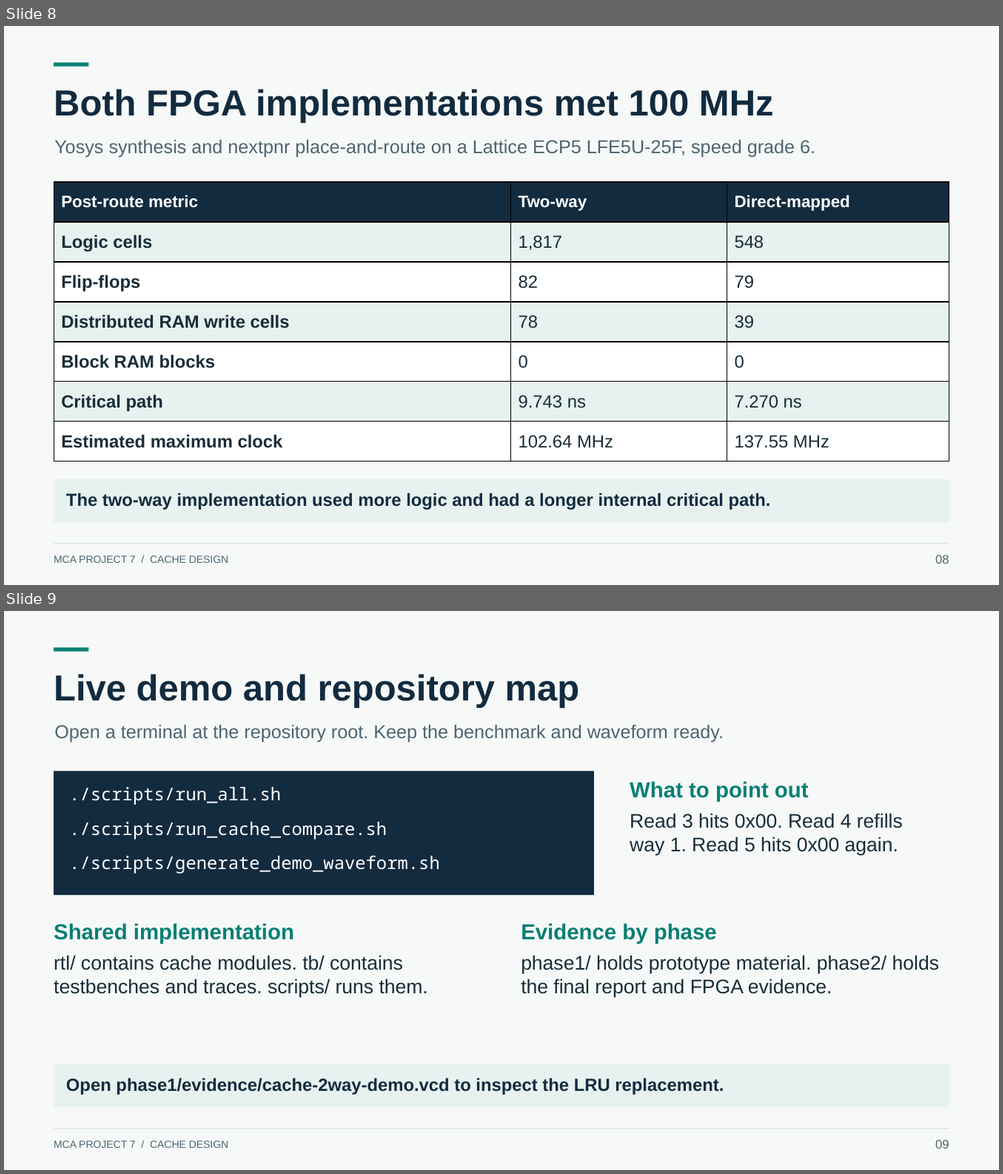
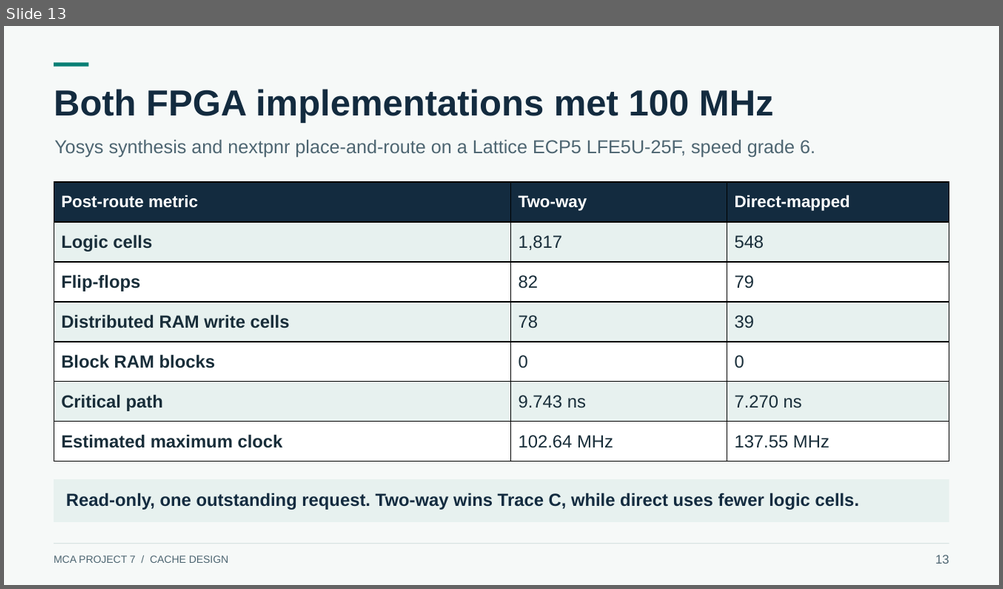
Before and after one commit to Kushal425/MCA-Project7-Team-5-1-MUX, a slide deck: phase2/presentation/MCA-Project7-Presentation.pptx. Shown one above the other, each under a label of ours: slides 8 and 9 before the commit, slide 13 after it. The pictures are 1003x1174 and 1003x589 pixels, drawn with LibreOffice and Linux fonts; fonts in the diff are those of the drawing. Boxes give left, top, right and bottom in pixels: in the first picture for what was removed or moved away, otherwise in the second. Text is boxed around its words. In the diff, an @@ line names an element or a change of style, - is before the commit and + after.

```diff
--- a/phase2/presentation/MCA-Project7-Presentation.pptx
+++ b/phase2/presentation/MCA-Project7-Presentation.pptx
@@ slide 9 removed at box(4, 611, 999, 1170), background #F6F9F8 @@
@@ rectangle removed at box(54, 647, 89, 651) @@
@@ text removed at box(54, 674, 580, 708) @@
-Live demo and repository map
@@ text removed at box(54, 724, 723, 742) @@
-Open a terminal at the repository root. Keep the benchmark and waveform ready.
@@ rectangle removed at box(54, 772, 595, 896) @@
@@ text removed at box(69, 787, 281, 805) @@
-./scripts/run_all.sh
@@ text removed at box(629, 781, 808, 801) @@
-What to point out
@@ text removed at box(69, 822, 387, 840) @@
-./scripts/run_cache_compare.sh
@@ text removed at box(629, 813, 902, 855) @@
-Read 3 hits 0x00. Read 4 refills way 1. Read 5 hits 0x00 again.
@@ text removed at box(69, 855, 440, 874) @@
-./scripts/generate_demo_waveform.sh
@@ text removed at box(54, 923, 294, 944) @@
-Shared implementation
@@ text removed at box(521, 923, 717, 944) @@
-Evidence by phase
@@ text removed at box(54, 955, 428, 997) @@
-rtl/ contains cache modules. tb/ contains testbenches and traces. scripts/ runs them.
@@ text removed at box(521, 955, 939, 997) @@
-phase1/ holds prototype material. phase2/ holds the final report and FPGA evidence.
@@ rectangle removed at box(54, 1065, 949, 1107) @@
@@ text removed at box(66, 1078, 723, 1095) @@
-Open phase1/evidence/cache-2way-demo.vcd to inspect the LRU replacement.
@@ text removed at box(54, 1141, 228, 1148) @@
-MCA PROJECT 7 / CACHE DESIGN
@@ rectangle removed at box(54, 1129, 949, 1130) @@
@@ text removed at box(935, 1140, 949, 1149) @@
-09
@@ what was slide 8 is now slide 13 @@
@@ slide 13 changed as well @@
@@ text at box(66, 493, 859, 510): text changed @@
-The two-way implementation used more logic and had a longer internal critical path.
+Read-only, one outstanding request. Two-way wins Trace C, while direct uses fewer logic cells.
@@ text at box(935, 555, 949, 564): text changed @@
-08
+13
```
Also in this commit, not shown: 5 other slides changed, 7 slides added, 3 other slides removed, 1 other file.
